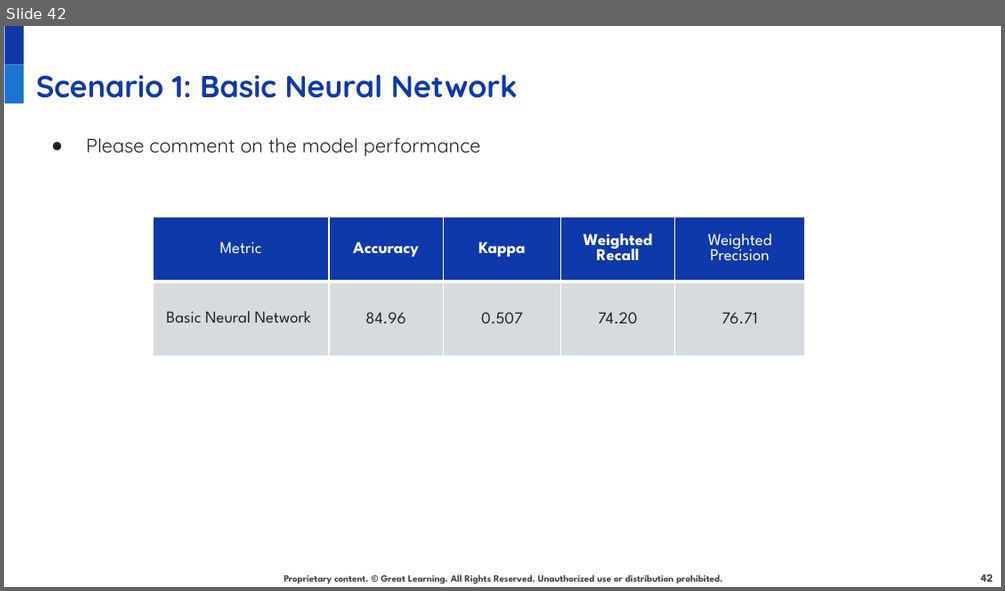
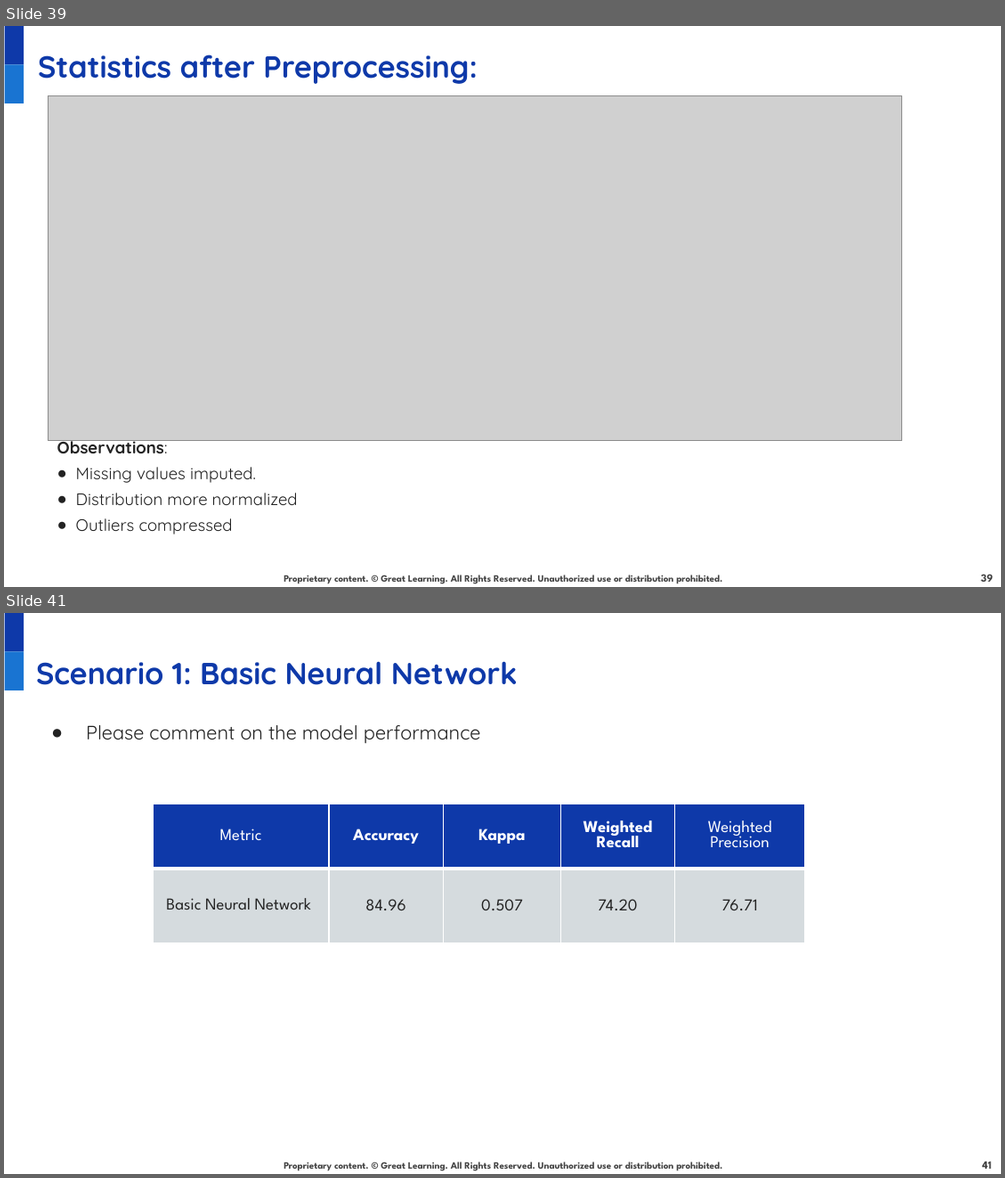
Before and after one commit to juanbucz/GreatLearning-TermProjects, a slide deck: Neural Networks - Loan Default/Loan Default Prediction Presentation - Business Interpretation - John Buczkowski.pptx. Shown one above the other, each under a label of ours: slide 42 before the commit, slides 39 and 41 after it; the slides between them are not shown. The pictures are 1005x591 and 1005x1178 pixels, drawn with LibreOffice and Linux fonts; fonts in the diff are those of the drawing; grey boxes stand for pictures; background and template pictures are left out. Boxes give left, top, right and bottom in pixels: in the first picture for what was removed or moved away, otherwise in the second. Text is boxed around its words. In the diff, an @@ line names an element or a change of style, - is before the commit and + after.

```diff
--- a/Neural Networks - Loan Default/Loan Default Prediction Presentation - Business Interpretation - John Buczkowski.pptx
+++ b/Neural Networks - Loan Default/Loan Default Prediction Presentation - Business Interpretation - John Buczkowski.pptx
@@ slide 39 added at <box>4,26,1001,587</box>, background #FFFFFF; not listed: 3 template elements that a slide beside it also shows @@
@@ text added at <box>38,54,477,84</box>, 22 pt, text #0E39A9, bold @@
+Statistics after Preprocessing:
@@ picture added at <box>48,97,902,441</box> @@
@@ text added at <box>57,436,298,534</box>, 12 pt, text #222222 @@
+Observations:
+● Missing values imputed.
+● Distribution more normalized
+● Outliers compressed
@@ page number added at <box>980,573,993,581</box>, 8 pt, text #434343, bold @@
+39
@@ what was slide 42 is now slide 41 @@
@@ page number at <box>982,1161,992,1168</box>: text changed @@
-42
+41
```
Also in this commit, not shown: 18 slides changed, 4 other slides added, 6 slides removed.
